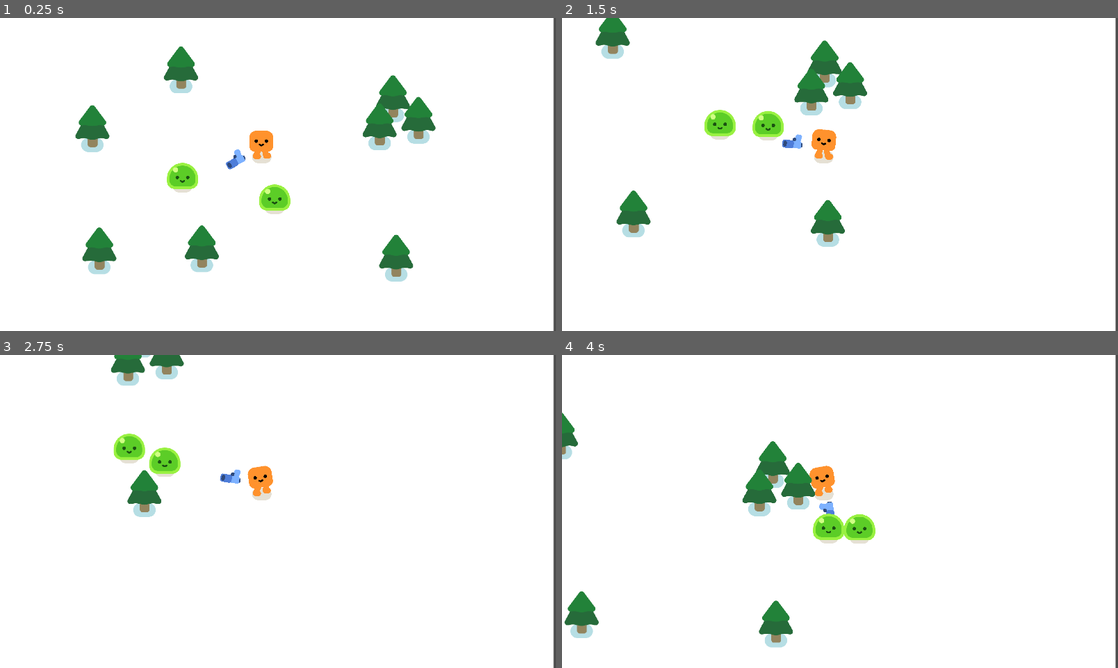
Above: before the commit, frames 1-4 (two rows, left to right).
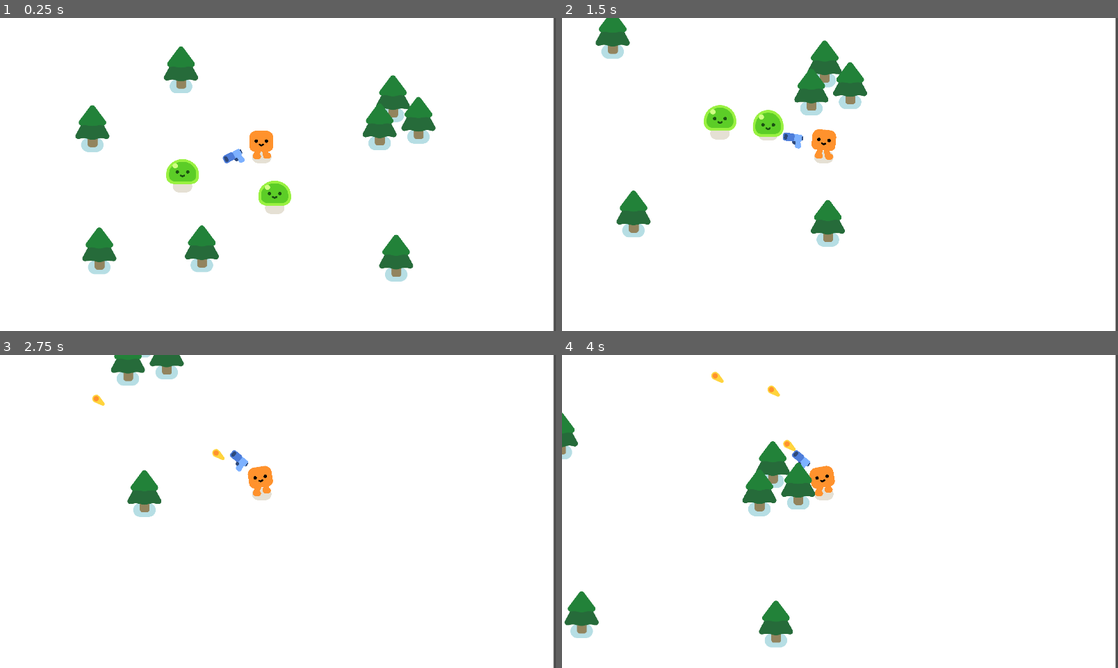
Above: after the commit, the same moments.

Repository: imEvooh/VampireSurvivorLike
Game: Godot game, scene res://vampiresurvivor_game.tscn
Same seed, same stepped clock (60 frames per second), same inputs: the game is played once before the commit and once after it.
Inputs:
- Up to frame 1 (0.25 s): no input
- Up to frame 2 (1.5 s): hold D (move_right) 0.53-1.28 s; hold S (move_down) from 1.28 s (still down)
- Up to frame 3 (2.75 s): release S (move_down) at 2.03 s; hold D (move_right) from 2.03 s (still down)
- Up to frame 4 (4 s): release D (move_right) at 2.78 s; hold W (move_up) 2.78-3.53 s; hold A (move_left) from 3.53 s (still down)

The runs differ from the first frame. In frame 1, 0.7% of the frame differs, in the area x 29-53%, y 41-62%; in frame 2, 0.5%; in frame 3, 1.2%, in the area x 16-45%, y 12-42%; in frame 4, 1.2%.

Commit message:
[ADD] Autofire + monsters have health and can die with animation

Diff:
--- a/Bullet.gd
+++ b/Bullet.gd
@@ -11,3 +11,9 @@
 	travelled_distance += speed * delta;
 	if (travelled_distance > maxRange):
 		queue_free();
+
+
+func _on_body_entered(body):
+	queue_free();
+	if (body.has_method("take_damage")):
+		body.take_damage(5);
--- a/bullet.tscn
+++ b/bullet.tscn
@@ -7,6 +7,7 @@
 radius = 17.0
 
 [node name="Bullet" type="Area2D"]
+top_level = true
 collision_layer = 0
 collision_mask = 3
 script = ExtResource("1_2ead3")
@@ -17,3 +18,5 @@
 
 [node name="CollisionShape2D" type="CollisionShape2D" parent="."]
 shape = SubResource("CircleShape2D_cvlv7")
+
+[connection signal="body_entered" from="." to="." method="_on_body_entered"]
--- a/gun.gd
+++ b/gun.gd
@@ -1,9 +1,20 @@
 extends Area2D
 
-func _physics_process(delta):
+func _physics_process(_delta):
 	var ennemies_in_range = get_overlapping_bodies();
+	var direction = Vector2.RIGHT.rotated(rotation);
 
+	$Marker2D/Pistol.flip_v = false if direction.x > 0.0 else true;
 	if ennemies_in_range.size() > 0:
 		var target : CharacterBody2D = ennemies_in_range.front();
+		look_at(target.global_position);
 
-		look_at(target.global_position);
+func shoot():
+	const BULLET = preload("res://bullet.tscn");
+	var new_bullet = BULLET.instantiate();
+
+	new_bullet.global_transform = $Marker2D/Pistol/ShootingPoint.global_transform;
+	$Marker2D/Pistol/ShootingPoint.add_child(new_bullet);
+
+func _on_timer_timeout():
+	shoot();
--- a/gun.tscn
+++ b/gun.tscn
@@ -15,11 +15,16 @@
 shape = SubResource("CircleShape2D_ygkl1")
 
 [node name="Marker2D" type="Marker2D" parent="."]
-position = Vector2(0, 2)
 
 [node name="Pistol" type="Sprite2D" parent="Marker2D"]
-position = Vector2(108, -4)
+position = Vector2(108, 0)
 texture = ExtResource("1_hgv2f")
 
 [node name="ShootingPoint" type="Marker2D" parent="Marker2D/Pistol"]
 position = Vector2(26, -11)
+
+[node name="Timer" type="Timer" parent="."]
+wait_time = 0.3
+autostart = true
+
+[connection signal="timeout" from="Timer" to="." method="_on_timer_timeout"]
--- a/monster.gd
+++ b/monster.gd
@@ -1,9 +1,25 @@
 extends CharacterBody2D
+
+var health = 15;
 
 @onready var player = get_node("/root/Game/Player");
 
-func _physics_process(delta):
+func _ready():
+	$Slime.play_walk();
+
+func _physics_process(_delta):
 	var direction = global_position.direction_to(player.global_position);
 
 	velocity = direction * 300;
 	move_and_slide();
+
+func take_damage(damage):
+	health -= damage;
+	$Slime.play_hurt();
+	if (health <= 0):
+		queue_free();
+		const SMOKE_EXPLOSION = preload("res://smoke_explosion/smoke_explosion.tscn")
+		var smoke = SMOKE_EXPLOSION.instantiate();
+
+		get_parent().add_child(smoke);
+		smoke.global_position = global_position;
--- a/monster.tscn
+++ b/monster.tscn
@@ -9,9 +9,11 @@
 [node name="Monster" type="CharacterBody2D"]
 collision_layer = 2
 collision_mask = 3
+platform_floor_layers = 4294967040
 script = ExtResource("1_wd4en")
 
 [node name="Slime" parent="." instance=ExtResource("1_sjk0i")]
+unique_name_in_owner = true
 
 [node name="CollisionShape2D" type="CollisionShape2D" parent="."]
 position = Vector2(0, -28)
--- a/player.gd
+++ b/player.gd
@@ -1,6 +1,6 @@
 extends CharacterBody2D
 
-func _physics_process(delta):
+func _physics_process(_delta):
 	var direction = Input.get_vector("move_left", "move_right",
 									 "move_up", "move_down");
 
--- a/player.tscn
+++ b/player.tscn
@@ -8,6 +8,7 @@
 radius = 30.0167
 
 [node name="Player" type="CharacterBody2D"]
+platform_floor_layers = 4294967040
 script = ExtResource("1_nefw5")
 
 [node name="HappyBoo" parent="." instance=ExtResource("1_y86pq")]
--- a/project.godot
+++ b/project.godot
@@ -74,7 +74,7 @@
 
 [application]
 
-config/name="Your First 2D Game With Godot 4: START (GDQuest)"
+config/name="VampireSurvivorLike"
 run/main_scene="res://vampiresurvivor_game.tscn"
 config/features=PackedStringArray("4.2", "Forward Plus")
 config/icon="res://icon.png"
@@ -92,6 +92,12 @@
 [editor_plugins]
 
 enabled=PackedStringArray("res://addons/colorpicker_presets/plugin.cfg")
+
+[importer_defaults]
+
+animation_library={
+"animation/fps": 60.0
+}
 
 [input]
 
--- a/smoke_explosion/smoke_explosion.gd
+++ b/smoke_explosion/smoke_explosion.gd
@@ -1,8 +1,7 @@
 extends Node2D
 
-
 func _ready():
-	%Smoke.material.set_shader_parameter("texture_offset", Vector2(randfn(0.0, 1.0), randfn(0.0, 1.0)))
-	%AnimationPlayer.play("explosion")
-	await %AnimationPlayer.animation_finished
-	queue_free()
+	%Smoke.material.set_shader_parameter("texture_offset", Vector2(randfn(0.0, 1.0), randfn(0.0, 1.0)));
+	%AnimationPlayer.play("explosion");
+	await %AnimationPlayer.animation_finished;
+	queue_free();
--- a/smoke_explosion/smoke_explosion.tscn
+++ b/smoke_explosion/smoke_explosion.tscn
@@ -121,6 +121,10 @@
 }
 
 [node name="SmokeExplosion" type="Node2D"]
+modulate = Color(0.313726, 0.313726, 0.313726, 1)
+self_modulate = Color(0.219501, 0.219501, 0.219501, 1)
+light_mask = 3
+visibility_layer = 3
 z_index = 10
 script = ExtResource("1_kb8ql")
 
Not shown: 1 places in smoke_explosion/smoke_explosion.tscn that only renumber resources
